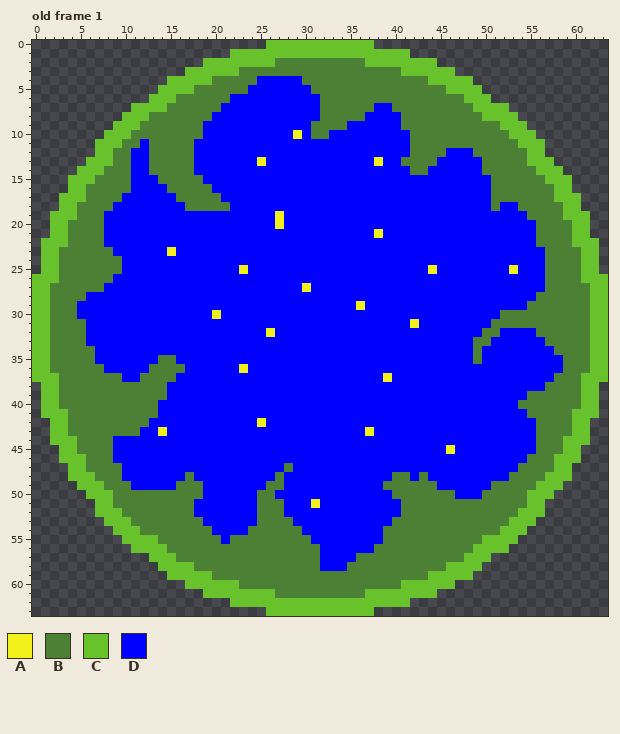
File history of a pixel-art file, UnityGMTKGameJam2022/Assets/Art/portal.aseprite. This is how it looked before the edit.
64x64 pixels, 1 frame. Colours within 5 levels of each other are drawn and written as one. Shown: old frame 1. The commit also changed other frames, which this record leaves out.
Palette (. is transparent): A #f2f01a  B #4b8035  C #68c22c  D #0000ff
And afterwards:
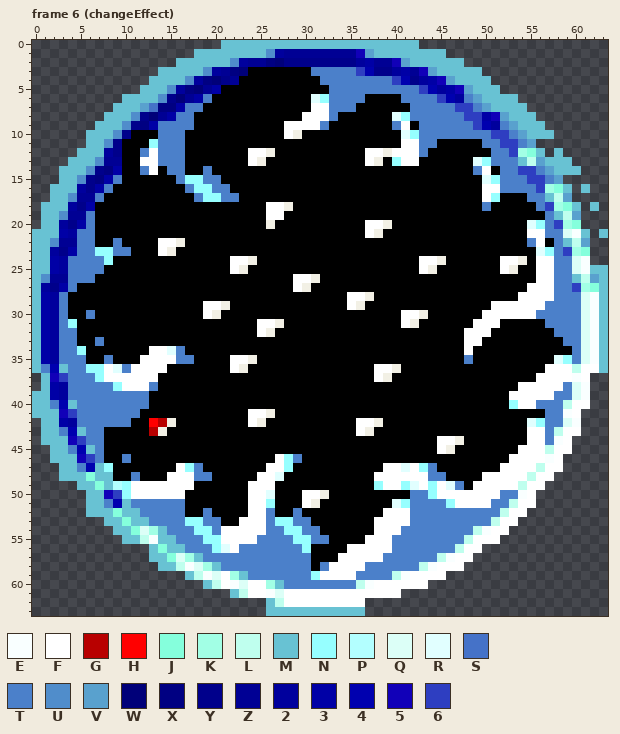
Colours new in this view: E #f9ffff  F #ffffff  G #b80000  H #ff0000  J #85ffdc  K #a2ffe5  L #bfffee  M #68c2d3  N #96ffff  P #b3ffff  Q #dcfff7  R #e1ffff  S #4572c8  T #4b80ca  U #508dcb  V #59a1ce  W #000079  X #000082  Y #00008b  Z #000094  2 #00009d  3 #0000a6  4 #0000af  5 #1100b8  6 #2e3ec1
A new or re-ordered frame is compared with the old frame closest to it.
Log entry: setup animations for border and portal
What changed:
frames 1 -> 8
colour A: #f2f01a -> #f2f0e5
colour D: #0000ff -> #000000
Changed rows in their new state; - is a pixel that keeps its letter.
Frame 6 (changeEffect) is new; against old frame 1, layers "portal_wild", "portal":
first column x 0:
 0 ---------------------MMMMMMMMMMMMMMMMMMMMMM---------------------
 1 ------------------MMMMMMMMU2ZZZZZZZZ5VMMMMMMMM------------------
 2 ----------------MMMMMMU2ZZXWYYYYYYYY23ZZ5VMMMMMM----------------
 3 --------------MMMMMU2ZXWDDDDDDDTTTTT64YY23Z5VMMMMM--------------
 4 -------------MMMMU2XWYZDD-----DDTTTTTTTT64Y235VMMMM-------------
 5 ------------MMMU2XWZ3DDD-------DDTTTTTTTTTT64235VMMM------------
 6 ----------MMMMUYWZ3TDD---------RNTTTTDDDDTTTT642TVMMMM----------
 7 ---------MMMVSXX3TTDD----------FFTTTDD--DDTTTTT66TVMMMM---------
 8 --------MMMUYWZ3TTDD----------FFFTDDD---RNTTTTTT6635VMMM--------
 9 -------MMMUYX3TTTTD---------FFFFTDD-----TFDTTTTTT642TVMMM-------
10 ------MMMUYDDDTTTDD---------F--DD--------RNTTTTTTTT66TVMMM------
11 ------MMUYDD-NTTTD-----------------------FFTTDDDDDTT66TV.-------
12 -----MMM2YD-TFTTTD------FFA----------FFAFFFTDD---DDTT6KJM-M-----
13 ----MMMUZZD-FFTTTD------F------------F--NFFDD----RNTTTMLVMMM----
14 ---MMMUYX3D-TFDTTD-T----------------------DD-----TFDTT66TVMMM---
15 ---MMUYX3TD---DDTNNTT-----------------------------RNTTT66TV.----
16 --MMM2Y3TDD----DDTNNTT----------------------------FFTTTT6KJM-M--
17 --MMUZZTDD------DDTNNTT---------------------------FNDDDTTMLV.---
18 -MMM2Y3DD--------DDDDD----FFA---------------------TD--DDT6KJM-M-
19 -MMUZZTD------------------FF---------------------------DDTMLV.--
20 -MM2Y3TD------------------AD---------FFA---------------RNT6KJ.--
21 MMM32TTD-----------------------------F-----------------FFTTQEM-M
22 MMUZZTTD-T----FFA--------------------------------------TFDTMLV.-
23 MM2Y3TTNNTT---F-----------------------------------------RNT6KJ.-
24 MM32TTTTND------------FFA------------------FFA------FFA-FFTTQE.-
25 MM32TTTTDD------------F--------------------F--------F---FFTTQEMM
26 MUZZTTTDD--------------------FFA------------------------FFTTMLVM
27 M2Y3TDDD---------------------F-------------------------FFFTT6KJM
28 M32TDD-----------------------------FFA----------------FFFFTTTQEM
29 M32TD--------------FFA-------------F---------------FFFFFFTTTTQEM
30 M32TD-T------------F---------------------FFA------FFFFFFTTTTTQEM
31 M32TND-------------------FFA-------------F-------FFFDDDDDTTTTQEM
32 M32TTD-------------------F----------------------FFFD----DDTTTQEM
33 M32TTD-T----------------------------------------FFD------DDTTQEM
34 M32TTND------FFRT-------------------------------FD--------DDTQEM
35 M32TTTD-T---FFFFTT----FFA-----------------------TD--------RNTQEM
36 MT4MTTNNFRTFFFFDD-----F---------------FFA----------------FFFLFFM
37 .M56TTTNFFFFFFDD----------------------F-----------------FFFFEF..
38 -M32TTTTTNFFFTD---------------------------------------FFFFFTQE.-
39 MM32TTTTTTTTTDD--------------------------------------FFFFFTTQE.-
40 MMT4MTTTTTTTTD---------------------------------------NFFTTTLFF.-
41 MMM56TTTTTTTDD----------FFA----------------------------DDTTEF..-
42 -MM32TTTTTTDDHGA--------F-----------FFA----------------RNTTQE.--
43 -MMT4MTTDDDD-G----------------------F------------------FFTLFF.--
44 -MMM56TTD------------------------------------FFA-------FFTEF..--
45 --MMT4MTD------------------------------------F--------FFFLFF.---
46 --MMM56TD-T----------------FNT-----------------------FFFFEF..---
47 ---MMT4MND------FNT-------FFN----------FFRFNT-------FFFFLFF.----
48 ---MMMJMMD-T---FFFTT-----FFR----------FFFFFFTT----FFFFFLFF..----
49 -----MMJMPNFFFFFFFD-----FFFD----------NFFNRFNFRT-FFFFFLFF..-----
50 ------MM56NFFFFFFDD-----FFR---FFA-------DDTTNFFFFFFFTTEF..------
51 ------MMT4MTTTTTTD------FFND--F---------RNTTTTNFFFFTTLFF.-------
52 ------MMMJMMTTTTTD-T----FFTD-T---------FFFTTTTTTTTTTLFF..-------
53 --------MMJMMTTTTNNTT--FFFTNNTT-------FFFFTTTTTTTTTLFF..--------
54 ---------MMJQKMTTTNNTFFFFFTTNNTT------FFFTTTTTTTTLEFF..---------
55 ----------MMLEMMTTTNNFFFFTTTTNNTT----FFFTTTTTTTTLFFF..----------
56 -----------..MJMMTTTNRFTTTTTTTND---FFFFFTTTTTTTLFF...-----------
57 -------------MMJQKMTTTTTTTTTTTTD--FFFFFTTTTTTLEFF..-------------
58 --------------MMLEQKMTTTTTTTTTTDTFFFFTTTTTTLEFFF..--------------
59 ---------------..MLEQFKMTTTTTTTNFFFFTTTTLEFFFF...---------------
60 -----------------..MLFEQFFKMTTTTTTTTLEFFFFFF...-----------------
61 -------------------...MLFFEQFFFFFFFFFFFFF....-------------------
62 ----------------------....MLFFFFFFFFF.....----------------------
63 --------------------------MMMMMMMMMMM.--------------------------
Boxes around the changes in both pictures, in picture pixels (x1, y1, x2, y2):
changed: (32, 40, 608, 616)
